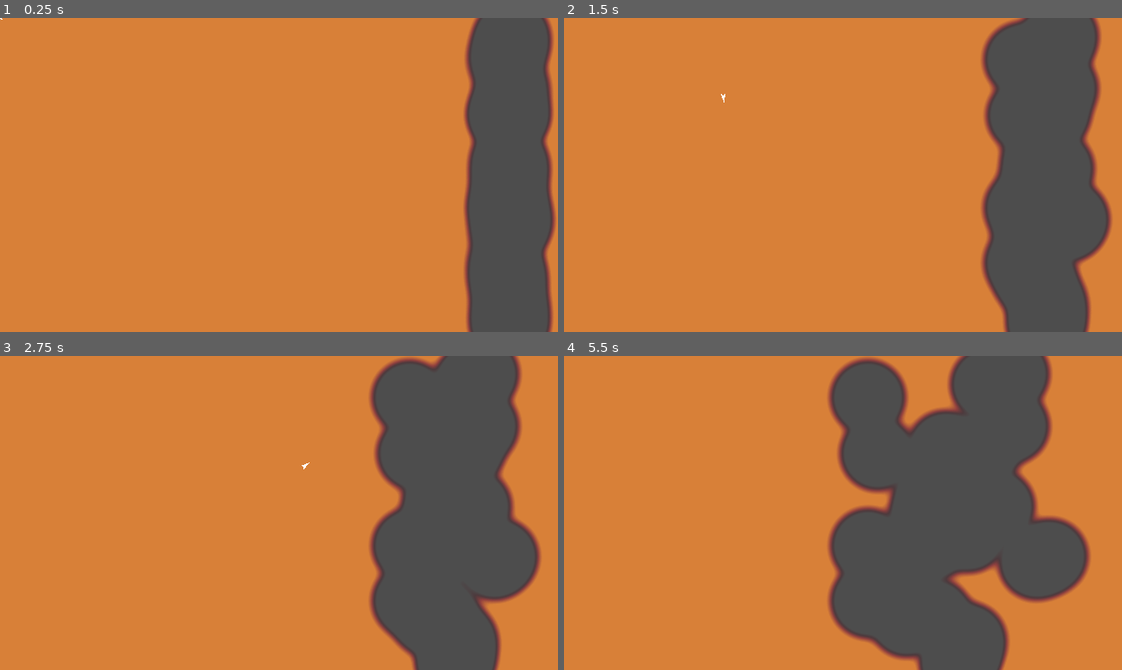
Above: before the commit, frames 1-4 (two rows, left to right).
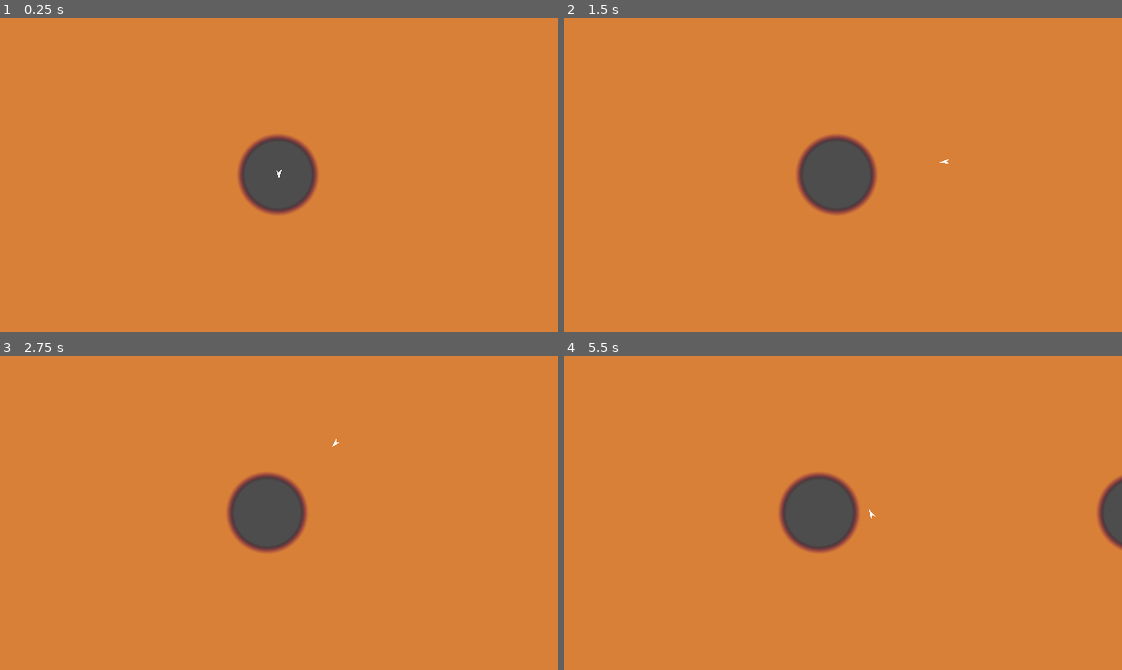
Above: after the commit, the same moments.

Repository: liaaliz/nebulosa
Game: Godot game, scene res://Scenes/WorldTexture.tscn
Two runs of this game, one before a commit and one after it. Both use one fixed random seed, a clock stepped at 60 frames per second and the inputs below. The project has no main scene, so this scene is started directly.
Inputs (mouse positions are in pixels of both pictures, inside the frame that each line leads up to):
- Up to frame 1 (0.25 s): no input
- Up to frame 2 (1.5 s): tap Enter at 0.5 s; move the mouse to (965, 159) at 0.52 s; hold Space (boost) 0.53-1.28 s; move the mouse to (731, 190) at 1.27 s; tap Space (boost) at 1.35 s
- Up to frame 3 (2.75 s): move the mouse to (334, 443) at 2.02 s; hold Space (boost) from 2.03 s (still down)
- Up to frame 4 (5.5 s): move the mouse to (815, 575) at 2.77 s; release Space (boost) at 2.78 s; tap Space (boost) at 2.85, 4.35 s; move the mouse to (1010, 560) at 3.52 s; hold Space (boost) 3.53-4.28 s; move the mouse to (675, 465) at 4.27 s; move the mouse to (870, 513) at 5.02 s; hold Space (boost) from 5.03 s (still down)

The runs differ from the first frame. In frame 1, 18% of the frame differs, in the area x 0-100%, y 0-100%; in frame 2, 22%; in frame 3, 27%; in frame 4, 37%, in the area x 38-100%, y 0-100%.

Commit message:
feat add new metaball pool
overengineered a simple pool system. SHAME! SHAME!

OOP be like that sometimes.

Diff:
--- a/nebula/nebula/Code/metaball.gd
+++ b/nebula/nebula/Code/metaball.gd
@@ -1,10 +1,22 @@
+class_name Metaball
 extends Sprite2D
-var MOVE_SPEED : int = 5
+
+var type : MetaballPool.MetaballType
+
+func _init():
+	randomize()
 
 func _ready() -> void:
-	randomize()
-	MOVE_SPEED = randi() % 40 + 5
-	position.y = randi() % 360
+	call_deferred("reset_metaball", self)
 
 func _physics_process(delta: float) -> void:
-	position.x -= MOVE_SPEED * delta
+	position.x -= type.move_speed * delta
+
+func reset_metaball(metaball: Metaball):
+	var pool = get_parent()
+	if pool.types.is_empty():
+		return
+
+	var which_type = randi() % pool.types.size()
+	type = pool.types[which_type]
+	position = metaball.type.handle_init_position()
--- /dev/null
+++ b/nebula/nebula/Scenes/Metaball.gd
@@ -0,0 +1,18 @@
+class_name Metaball
+extends Sprite2D
+var size : Texture = preload("res://Art/BallGradient.png") as CompressedTexture2D
+var move_speed : int = 5
+
+func _init(_move_speed := move_speed, _size := size) -> void:
+	move_speed = _move_speed
+	size = _size
+	self.texture = size
+
+func _physics_process(delta: float) -> void:
+	movement_strategy()
+
+func movement_strategy(movement := default_movement):
+	movement.call()
+
+func default_movement(delta := get_process_delta_time()):
+	position.x -= move_speed * delta
--- a/nebula/nebula/Scenes/TimeLeft.gd
+++ b/nebula/nebula/Scenes/TimeLeft.gd
@@ -2,4 +2,5 @@
 @export var time_left_data : TimeLeftData
 
 func _process(delta: float) -> void:
-	print(time_left_data.time_left)
+	pass
+	#print(time_left_data.time_left)
--- a/nebula/nebula/Scenes/WorldTexture.tscn
+++ b/nebula/nebula/Scenes/WorldTexture.tscn
@@ -1,15 +1,16 @@
-[gd_scene load_steps=16 format=3 uid="uid://bk6pdycmwoo8u"]
+[gd_scene load_steps=17 format=3 uid="uid://bk6pdycmwoo8u"]
 
 [ext_resource type="Script" path="res://Code/MouseTracker.gd" id="1_k3svd"]
 [ext_resource type="Script" path="res://Scenes/TimeLeft.gd" id="3_1nrce"]
 [ext_resource type="Texture2D" uid="uid://bmq4wte5fa51c" path="res://Art/BallGradient.png" id="3_5p0ak"]
 [ext_resource type="Resource" uid="uid://c6r1amopvec22" path="res://Data/MouseData.tres" id="3_fuhvx"]
 [ext_resource type="Script" path="res://Scenes/MetaballCollision.gd" id="3_khq3o"]
-[ext_resource type="Script" path="res://Code/metaball.gd" id="4_7facu"]
 [ext_resource type="PackedScene" uid="uid://my4ajtw36ws4" path="res://Scenes/Player.tscn" id="4_q2wrm"]
 [ext_resource type="Script" path="res://Scenes/RestartPrompt.gd" id="4_qoq2r"]
 [ext_resource type="Texture2D" uid="uid://ce6k3q3lwet5d" path="res://Art/ColloredNebula.png" id="5_873x2"]
 [ext_resource type="Resource" uid="uid://b7mla3dmv6f48" path="res://Data/TimeLeftData.tres" id="5_yfdgb"]
+[ext_resource type="Script" path="res://Scenes/metaball_pool.gd" id="9_2tkb7"]
+[ext_resource type="Script" path="res://Scenes/Metaball.gd" id="10_vspq1"]
 
 [sub_resource type="Shader" id="Shader_qvqqo"]
 code = "shader_type canvas_item;
@@ -64,10 +65,12 @@
 [node name="SliceRender" type="Sprite2D" parent="."]
 visibility_layer = 2
 texture_filter = 1
+position = Vector2(320, 180)
 texture = SubResource("ViewportTexture_5rvsi")
 
 [node name="PlayerRendering" type="Sprite2D" parent="."]
 texture_filter = 1
+position = Vector2(320, 180)
 texture = SubResource("ViewportTexture_osjsj")
 
 [node name="RemoteTransform2D" type="RemoteTransform2D" parent="PlayerRendering"]
@@ -78,6 +81,7 @@
 size = Vector2i(16, 16)
 
 [node name="SliceCamera" type="Camera2D" parent="MetaballSlice"]
+position = Vector2(320, 180)
 
 [node name="MetaballsRendering" type="Sprite2D" parent="MetaballSlice"]
 visibility_layer = 2
@@ -90,6 +94,9 @@
 size = Vector2i(16, 16)
 
 [node name="Player" parent="PlayerViewport" instance=ExtResource("4_q2wrm")]
+
+[node name="Body" parent="PlayerViewport/Player" index="0"]
+position = Vector2(320, 180)
 
 [node name="Art" parent="PlayerViewport/Player/Body" index="1"]
 color = Color(1, 1, 1, 1)
@@ -109,125 +116,11 @@
 color = Color(0, 0, 0, 1)
 
 [node name="MetaballPool" type="Node2D" parent="SubViewport"]
+script = ExtResource("9_2tkb7")
 
 [node name="Metaball" type="Sprite2D" parent="SubViewport/MetaballPool"]
-position = Vector2(590.595, 180)
+position = Vector2(320, 180)
 texture = ExtResource("3_5p0ak")
-script = ExtResource("4_7facu")
-
-[node name="Metaball2" type="Sprite2D" parent="SubViewport/MetaballPool"]
-position = Vector2(590.595, 180)
-texture = ExtResource("3_5p0ak")
-script = ExtResource("4_7facu")
-
-[node name="Metaball3" type="Sprite2D" parent="SubViewport/MetaballPool"]
-position = Vector2(590.595, 180)
-texture = ExtResource("3_5p0ak")
-script = ExtResource("4_7facu")
-
-[node name="Metaball4" type="Sprite2D" parent="SubViewport/MetaballPool"]
-position = Vector2(590.595, 180)
-texture = ExtResource("3_5p0ak")
-script = ExtResource("4_7facu")
-
-[node name="Metaball5" type="Sprite2D" parent="SubViewport/MetaballPool"]
-position = Vector2(590.595, 180)
-texture = ExtResource("3_5p0ak")
-script = ExtResource("4_7facu")
-
-[node name="Metaball6" type="Sprite2D" parent="SubViewport/MetaballPool"]
-position = Vector2(590.595, 180)
-texture = ExtResource("3_5p0ak")
-script = ExtResource("4_7facu")
-
-[node name="Metaball7" type="Sprite2D" parent="SubViewport/MetaballPool"]
-position = Vector2(590.595, 180)
-texture = ExtResource("3_5p0ak")
-script = ExtResource("4_7facu")
-
-[node name="Metaball8" type="Sprite2D" parent="SubViewport/MetaballPool"]
-position = Vector2(590.595, 180)
-texture = ExtResource("3_5p0ak")
-script = ExtResource("4_7facu")
-
-[node name="Metaball9" type="Sprite2D" parent="SubViewport/MetaballPool"]
-position = Vector2(590.595, 180)
-texture = ExtResource("3_5p0ak")
-script = ExtResource("4_7facu")
-
-[node name="Metaball10" type="Sprite2D" parent="SubViewport/MetaballPool"]
-position = Vector2(590.595, 180)
-texture = ExtResource("3_5p0ak")
-script = ExtResource("4_7facu")
-
-[node name="Metaball11" type="Sprite2D" parent="SubViewport/MetaballPool"]
-position = Vector2(590.595, 180)
-texture = ExtResource("3_5p0ak")
-script = ExtResource("4_7facu")
-
-[node name="Metaball12" type="Sprite2D" parent="SubViewport/MetaballPool"]
-position = Vector2(590.595, 180)
-texture = ExtResource("3_5p0ak")
-script = ExtResource("4_7facu")
-
-[node name="Metaball13" type="Sprite2D" parent="SubViewport/MetaballPool"]
-position = Vector2(590.595, 180)
-texture = ExtResource("3_5p0ak")
-script = ExtResource("4_7facu")
-
-[node name="Metaball14" type="Sprite2D" parent="SubViewport/MetaballPool"]
-position = Vector2(590.595, 180)
-texture = ExtResource("3_5p0ak")
-script = ExtResource("4_7facu")
-
-[node name="Metaball15" type="Sprite2D" parent="SubViewport/MetaballPool"]
-position = Vector2(590.595, 180)
-texture = ExtResource("3_5p0ak")
-script = ExtResource("4_7facu")
-
-[node name="Metaball16" type="Sprite2D" parent="SubViewport/MetaballPool"]
-position = Vector2(590.595, 180)
-texture = ExtResource("3_5p0ak")
-script = ExtResource("4_7facu")
-
-[node name="Metaball17" type="Sprite2D" parent="SubViewport/MetaballPool"]
-position = Vector2(590.595, 180)
-texture = ExtResource("3_5p0ak")
-script = ExtResource("4_7facu")
-
-[node name="Metaball18" type="Sprite2D" parent="SubViewport/MetaballPool"]
-position = Vector2(590.595, 180)
-texture = ExtResource("3_5p0ak")
-script = ExtResource("4_7facu")
-
-[node name="Metaball19" type="Sprite2D" parent="SubViewport/MetaballPool"]
-position = Vector2(590.595, 180)
-texture = ExtResource("3_5p0ak")
-script = ExtResource("4_7facu")
-
-[node name="Metaball20" type="Sprite2D" parent="SubViewport/MetaballPool"]
-position = Vector2(590.595, 180)
-texture = ExtResource("3_5p0ak")
-script = ExtResource("4_7facu")
-
-[node name="Metaball21" type="Sprite2D" parent="SubViewport/MetaballPool"]
-position = Vector2(590.595, 180)
-texture = ExtResource("3_5p0ak")
-script = ExtResource("4_7facu")
-
-[node name="Metaball22" type="Sprite2D" parent="SubViewport/MetaballPool"]
-position = Vector2(590.595, 180)
-texture = ExtResource("3_5p0ak")
-script = ExtResource("4_7facu")
-
-[node name="Metaball23" type="Sprite2D" parent="SubViewport/MetaballPool"]
-position = Vector2(590.595, 180)
-texture = ExtResource("3_5p0ak")
-script = ExtResource("4_7facu")
-
-[node name="Metaball24" type="Sprite2D" parent="SubViewport/MetaballPool"]
-position = Vector2(590.595, 180)
-texture = ExtResource("3_5p0ak")
-script = ExtResource("4_7facu")
+script = ExtResource("10_vspq1")
 
 [editable path="PlayerViewport/Player"]
--- a/nebula/nebula/Scenes/metaball.gd
+++ /dev/null
@@ -1,10 +0,0 @@
-extends Sprite2D
-var MOVE_SPEED : int = 5
-
-func _ready() -> void:
-	randomize()
-	MOVE_SPEED = randi() % 20 + 1
-	position.y = randi() % 360
-
-func _physics_process(delta: float) -> void:
-	position.x -= MOVE_SPEED * delta
--- /dev/null
+++ b/nebula/nebula/Scenes/metaball_pool.gd
@@ -0,0 +1,17 @@
+extends Node2D
+
+func _ready() -> void:
+	add_metaball(get_child(0))
+
+func add_metaball(last_metaball : Metaball):
+	if get_child_count() >= 50:
+		return
+
+	print("adding metaball")
+	await get_tree().create_timer(5).timeout
+
+	var new_metaball = Metaball.new()
+	new_metaball.position = Vector2(640 + 20, 180)
+	last_metaball.add_sibling(new_metaball)
+
+	add_metaball(new_metaball)
